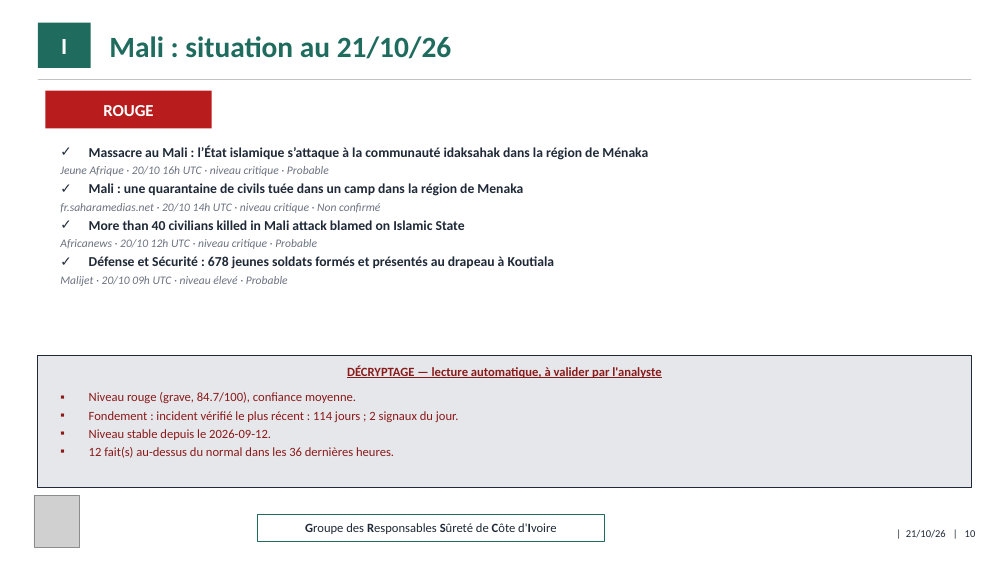
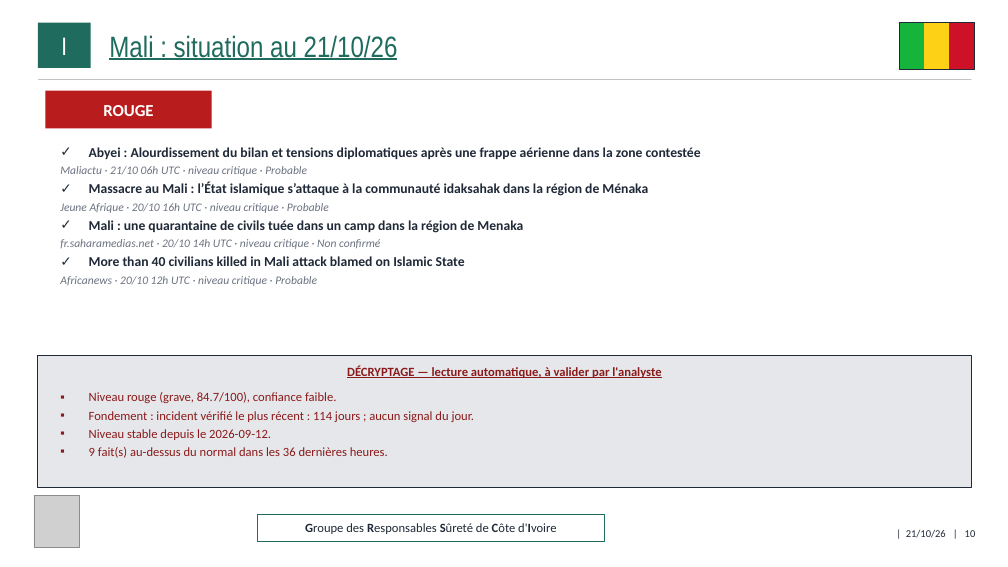
Before and after one commit to ytl1-ops/SentiqS, a slide deck: slide 10 of web/rapports/GRSCI/2026-10.pptx. Drawn at 1008x567 pixels with LibreOffice and Linux fonts; fonts in the diff are those of the drawing; grey boxes stand for pictures. Boxes give left, top, right and bottom in pixels: in the first picture for what was removed or moved away, otherwise in the second. Text is boxed around its words. In the diff, an @@ line names an element or a change of style, - is before the commit and + after.

```diff
--- a/web/rapports/GRSCI/2026-10.pptx
+++ b/web/rapports/GRSCI/2026-10.pptx
@@ text "Mali : situation au 21/10/26" at [109, 35, 398, 60]: font Calibri to Arial Narrow, bold off, underline on @@
@@ rectangle added at [900, 23, 925, 70], fill #14B53A, outline #14B53A 1 pt @@
@@ rectangle added at [900, 23, 975, 70], outline #1F2937 0.5 pt @@
@@ rectangle added at [925, 23, 950, 70], fill #FCD116, outline #FCD116 1 pt @@
@@ rectangle added at [950, 23, 975, 70], fill #CE1126, outline #CE1126 1 pt @@
@@ text at [60, 147, 701, 176]: paragraphs added @@
+✓ Abyei : Alourdissement du bilan et tensions diplomatiques après une frappe aérienne dans la zone contestée
+  Maliactu · 21/10 06h UTC · niveau critique · Probable
@@ text at [60, 256, 555, 286]: paragraphs removed @@
-✓ Défense et Sécurité : 678 jeunes soldats formés et présentés au drapeau à Koutiala
-  Malijet · 20/10 09h UTC · niveau élevé · Probable
@@ text at [89, 392, 475, 422]: text changed @@
-▪ Niveau rouge (grave, 84.7/100), confiance moyenne.
-▪ Fondement : incident vérifié le plus récent : 114 jours ; 2 signaux du jour.
+▪ Niveau rouge (grave, 84.7/100), confiance faible.
+▪ Fondement : incident vérifié le plus récent : 114 jours ; aucun signal du jour.
@@ text at [89, 447, 388, 458]: text changed @@
-▪ 12 fait(s) au-dessus du normal dans les 36 dernières heures.
+▪ 9 fait(s) au-dessus du normal dans les 36 dernières heures.
```
Also in this commit, not shown: 17 other slides changed, 8 other files.
